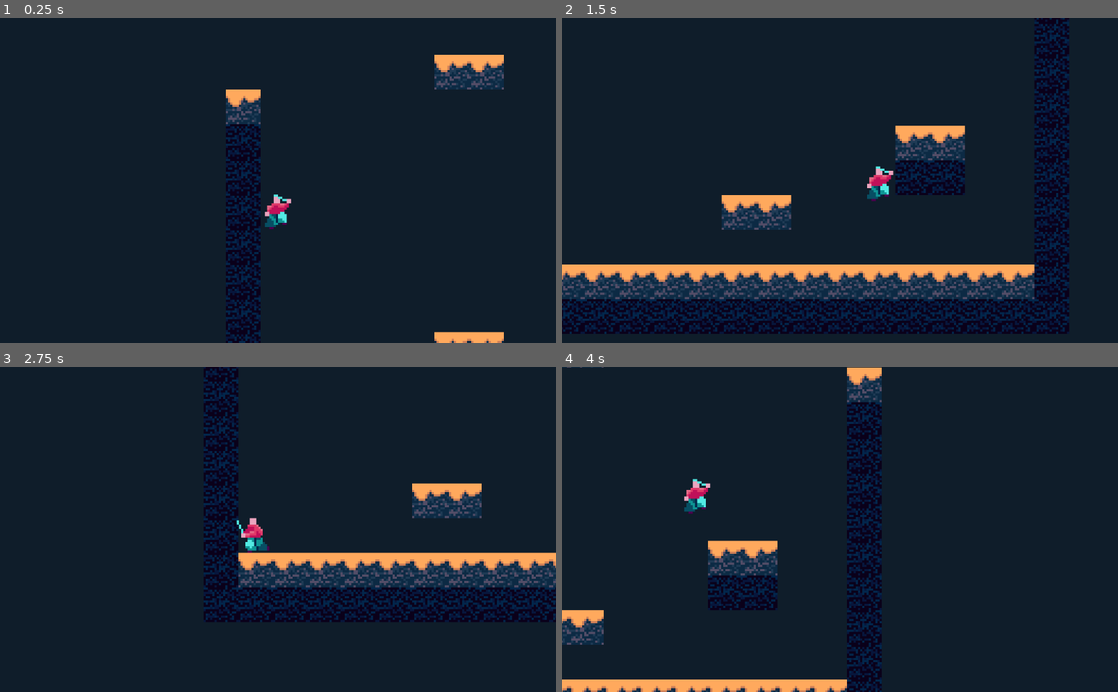
Above: before the commit, frames 1-4 (two rows, left to right).
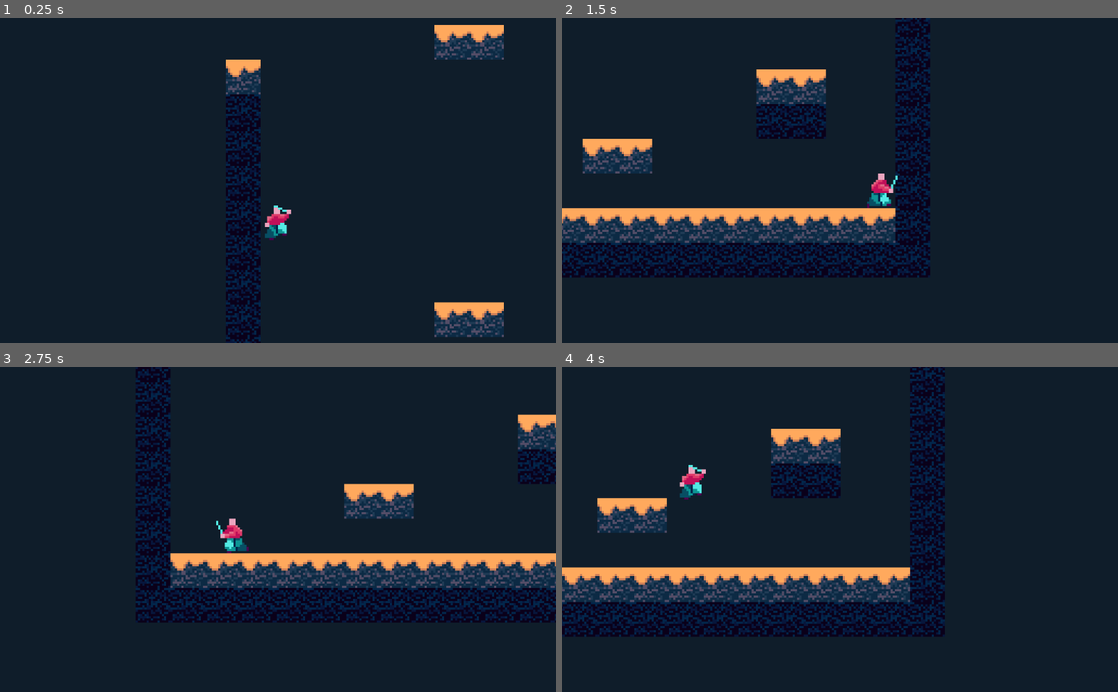
Above: after the commit, the same moments.

Repository: FalafelBeingOrg/test1
Game: Godot game, scene res://World.tscn
Same seed, same stepped clock (60 frames per second), same inputs: the game is played once before the commit and once after it.
Inputs (mouse positions are in pixels of both pictures, inside the frame that each line leads up to):
- Up to frame 1 (0.25 s): no input
- Up to frame 2 (1.5 s): move the mouse to (962, 164) at 0.52 s; hold D (move_right) from 0.53 s (still down); tap Shift (dash) at 0.6 s; tap Space (jump) at 0.77, 1.07 s; click (962, 164) at 0.8 s; move the mouse to (728, 196) at 1.27 s; click (728, 196) at 1.35 s
- Up to frame 3 (2.75 s): tap Space (jump) at 1.52, 1.55, 1.82 s; move the mouse to (333, 458) at 2.02 s; release D (move_right) at 2.03 s; hold A (move_left) from 2.03 s (still down); hold Space (jump) from 2.03 s (still down); click (333, 458) at 2.17 s; tap Shift (dash) at 2.3 s
- Up to frame 4 (4 s): move the mouse to (812, 594) at 2.77 s; release A (move_left) at 2.78 s; release Space (jump) at 2.78 s; hold D (move_right) from 2.78 s (still down); tap Shift (dash) at 2.85 s; tap Space (jump) at 3.02, 3.32 s; click (812, 594) at 3.05 s; move the mouse to (1006, 578) at 3.52 s; hold Space (jump) from 3.53 s (still down); click (1006, 578) at 3.6 s

The runs differ from the first frame. In frame 1, 7.6% of the frame differs, in the area x 40-91%, y 2-100%; in frame 2, 36%, in the area x 0-92%, y 0-98%; in frame 3, 16%; in frame 4, 25%.
Error before the commit: Invalid set index 'global_position' (on base: 'null instance') with value of type 'Vector2'. (res://World.gd:8)

Commit message:
added grappeling hook

Diff:
--- a/Test1Code/Chain.gd
+++ b/Test1Code/Chain.gd
@@ -1,3 +1,4 @@
+
 extends Node2D
 
 onready var links = $Links		# A slightly easier reference to the links
@@ -36,6 +37,7 @@
 	links.position = tip_loc						# The links are moved to start at the tip
 	links.region_rect.size.y = tip_loc.length()		# and get extended for the distance between (0,0) and the tip
 
+
 # Every physics frame we update the tip position
 func _physics_process(_delta: float) -> void:
 	$Tip.global_position = tip	# The player might have moved and thus updated the position of the tip -> reset it
--- a/Test1Code/Chain.tscn
+++ b/Test1Code/Chain.tscn
@@ -9,13 +9,15 @@
 height = 10.0
 
 [node name="Chain" type="Node2D"]
+scale = Vector2( 0.3, 0.3 )
 script = ExtResource( 1 )
 
 [node name="Links" type="Sprite" parent="."]
-position = Vector2( 0, 190 )
 texture = ExtResource( 2 )
+centered = false
+offset = Vector2( -8, 10 )
 region_enabled = true
-region_rect = Rect2( 0, 0, 16, 360 )
+region_rect = Rect2( 0, 0, 16, 10000 )
 
 [node name="Tip" type="KinematicBody2D" parent="."]
 collision_layer = 4
--- a/Test1Code/Player.gd
+++ b/Test1Code/Player.gd
@@ -1,13 +1,17 @@
 extends KinematicBody2D
 
-const MOVE_SPEED = 500
-const JUMP_FORCE = 1000
+const MOVE_SPEED = 400
+const MAX_SPEED = 1000
+const JUMP_FORCE = 600
 const GRAVITY = 75
 const JUMP_BOOST = GRAVITY * 0.75
-const MAX_FALL_SPEED = 1000
+const MAX_FALL_SPEED = 500
 const DASH_LENGTH = 10
 const DASH_COOLDOWN = 50
-const DASH_SPEED = 2000
+const DASH_SPEED = 1000
+const CHAIN_PULL = 50
+const FRICTION_AIR = 0.95		# The friction while airborne
+const FRICTION_GROUND = 0.85
 
 onready var anim_player = $AnimationPlayer
 onready var Idle = $Idle
@@ -17,76 +21,118 @@
 onready var Dash = $Dash
 onready var Slash = $Slash
 
-var x_velo = 0
-var y_velo = 0
 var facing_right = false
 var time_since_grounded = 0
 var time_since_dash = DASH_COOLDOWN
 var canjump = true
 
+var velocity = Vector2(0,0)		# The velocity of the player (kept over time)
+var chain_velocity := Vector2(0,0)
+
+func _input(event: InputEvent) -> void:
+	if event is InputEventMouseButton:
+		if event.pressed:
+			# We clicked the mouse -> shoot()
+			$Chain.shoot(event.position - get_viewport().size * 0.5)
+		else:
+			# We released the mouse -> release()
+			$Chain.release()
+
 func _physics_process(delta):
-	var move_dir = 0
-	if Input.is_action_pressed("move_right"):
-		move_dir += 1
-	if Input.is_action_pressed("move_left"):
-		move_dir -= 1
-	move_and_slide(Vector2(x_velo, y_velo), Vector2(0, -1))
+	var walk = (Input.get_action_strength("move_right") - Input.get_action_strength("move_left")) * MOVE_SPEED
+
+	move_and_slide(velocity, Vector2(0, -1))
 
 	var grounded = is_on_floor()
 
 	if is_on_ceiling():
-		y_velo = 0
+		velocity.y = 0
 
 
-	y_velo += GRAVITY
+	velocity.y += GRAVITY
+
+	if $Chain.hooked:
+		# `to_local($Chain.tip).normalized()` is the direction that the chain is pulling
+		chain_velocity = to_local($Chain.tip).normalized() * CHAIN_PULL
+		if chain_velocity.y > 0:
+			# Pulling down isn't as strong
+			chain_velocity.y *= 0.55
+		else:
+			# Pulling up is stronger
+			chain_velocity.y *= 1.65
+		if sign(chain_velocity.x) != sign(walk):
+			# if we are trying to walk in a different
+			# direction than the chain is pulling
+			# reduce its pull
+			chain_velocity.x *= 0.7
+	else:
+		# Not hooked -> no chain velocity
+		chain_velocity = Vector2(0,0)
+	velocity += chain_velocity
+
+	velocity.x += walk		# apply the walking
+	move_and_slide(velocity, Vector2.UP)	# Actually apply all the forces
+	velocity.x -= walk		# take away the walk speed again
+	# ^ This is done so we don't build up walk speed over time
+
+	# Manage friction and refresh jump and stuff
+	velocity.y = clamp(velocity.y, -MAX_SPEED, MAX_SPEED)	# Make sure we are in our limits
+	velocity.x = clamp(velocity.x, -MAX_SPEED, MAX_SPEED)
+
+	if grounded:
+		velocity.x *= FRICTION_GROUND	# Apply friction only on x (we are not moving on y anyway)
+		if velocity.y >= 5:		# Keep the y-velocity small such that
+			velocity.y = 5		# gravity doesn't make this number huge
+	elif is_on_ceiling() and velocity.y <= -5:	# Same on ceilings
+		velocity.y = -5
+
 	if Input.is_action_just_pressed("jump") and canjump:
 		if grounded:
-			y_velo = -JUMP_FORCE
+			velocity.y = -JUMP_FORCE
 		else:
 			time_since_grounded = 0
 			canjump = false
-			y_velo = -JUMP_FORCE
+			velocity.y = -JUMP_FORCE
 	if !grounded and time_since_grounded < 30 and Input.is_action_pressed("jump"):
-		y_velo += -JUMP_BOOST
-	if grounded and y_velo >=5:
-		y_velo = 5
-	if y_velo > MAX_FALL_SPEED:
-		y_velo = MAX_FALL_SPEED
+		velocity.y += -JUMP_BOOST
+	if grounded and velocity.y >=5:
+		velocity.y = 5
+	if velocity.y > MAX_FALL_SPEED:
+		velocity.y = MAX_FALL_SPEED
 
 	if time_since_dash >= DASH_LENGTH:
-		if facing_right and move_dir > 0:
+		if facing_right and velocity.x > 0:
 			flip()
-		if !facing_right and move_dir < 0:
+		if !facing_right and velocity.x < 0:
 			flip()
 
 		if grounded:
 			canjump = true
 			time_since_grounded = 0
-			if move_dir == 0:
+			if walk == 0:
 				play_anim("Idle")
 			else:
 				play_anim("Run")
 		else:
 			time_since_grounded += 1
-			if y_velo > 0:
+			if velocity.y > 0:
 				play_anim("Jump_Up")
 			else:
 				play_anim("Jump_Down")
-		x_velo = move_dir * MOVE_SPEED
 	else:
-		x_velo = move_dir * DASH_SPEED
+		velocity.x = (walk / MOVE_SPEED) * DASH_SPEED
 		play_anim("Dash")
 
 	if time_since_dash >= DASH_COOLDOWN and Input.is_action_just_pressed("dash"):
 		time_since_dash = 0
-		if move_dir > 0:
-			x_velo += DASH_SPEED
-		elif move_dir < 0:
-			x_velo -= DASH_SPEED
+		if walk > 0:
+			velocity.x += DASH_SPEED
+		elif walk < 0:
+			velocity.x -= DASH_SPEED
 		elif Input.is_action_pressed("jump"):
-			y_velo -= DASH_SPEED*0.5
+			velocity.y -= DASH_SPEED*0.5
 		else:
-			y_velo += DASH_SPEED*2
+			velocity.y += DASH_SPEED*2
 
 	time_since_dash += 1
 
--- a/Test1Code/Player.tscn
+++ b/Test1Code/Player.tscn
@@ -7,6 +7,7 @@
 [ext_resource path="res://Neon Player_Run.png" type="Texture" id=5]
 [ext_resource path="res://Neon Player_Slash.png" type="Texture" id=6]
 [ext_resource path="res://Neon Player_Dash.png" type="Texture" id=7]
+[ext_resource path="res://Chain.tscn" type="PackedScene" id=8]
 
 [sub_resource type="RectangleShape2D" id=1]
 extents = Vector2( 7, 7.5 )
@@ -185,6 +186,8 @@
 [node name="Player" type="KinematicBody2D"]
 scale = Vector2( 4, 4 )
 script = ExtResource( 2 )
+
+[node name="Chain" parent="." instance=ExtResource( 8 )]
 
 [node name="CollisionShape2D" type="CollisionShape2D" parent="."]
 position = Vector2( 0, 0.5 )
@@ -219,5 +222,3 @@
 
 [node name="Slash" type="Sprite" parent="."]
 texture = ExtResource( 6 )
-
-[node name="RayCast2D" type="RayCast2D" parent="."]
--- a/Test1Code/World.gd
+++ /dev/null
@@ -1,21 +0,0 @@
-extends Node2D
-
-onready var player = $Player
-onready var grapple = $grapple
-onready var ray = $Player/RayCast2D
-
-func _process(delta):
-	grapple.global_position = player.global_position
-	ray.look_at(get_global_mouse_position())
-
-	if Input.is_action_just_pressed("grapple"):
-		if ray.is_colliding():
-			var thingtostick = ray.get_collider()
-			var distancelength = ray.get_collision_point().distance_to(player.global_position)
-
-			grapple.length = distancelength
-			grapple.global_rotation_degrees = ray.global_rotation_degrees-90
-
-			grapple.node_b = thingtostick.get_path()
-
-	pass
--- a/Test1Code/World.tscn
+++ b/Test1Code/World.tscn
@@ -1,17 +1,17 @@
-[gd_scene load_steps=5 format=2]
+[gd_scene load_steps=4 format=2]
 
 [ext_resource path="res://tiles.tres" type="TileSet" id=1]
 [ext_resource path="res://Player.tscn" type="PackedScene" id=2]
-[ext_resource path="res://World.gd" type="Script" id=3]
 [ext_resource path="res://Camera2D.gd" type="Script" id=4]
 
 [node name="World" type="Node2D"]
-script = ExtResource( 3 )
 
 [node name="TileMap" type="TileMap" parent="."]
 scale = Vector2( 4, 4 )
 tile_set = ExtResource( 1 )
 cell_size = Vector2( 16, 16 )
+collision_layer = 7
+collision_mask = 3
 format = 1
 tile_data = PoolIntArray( -327668, 0, 0, -131066, 0, 0, -131065, 0, 0, -65536, 0, 0, -65521, 0, 0, 0, 1, 0, 15, 1, 0, 6 …(725 unchanged characters)…
 
Not shown: 1 places in Test1Code/Player.tscn that only renumber resources
